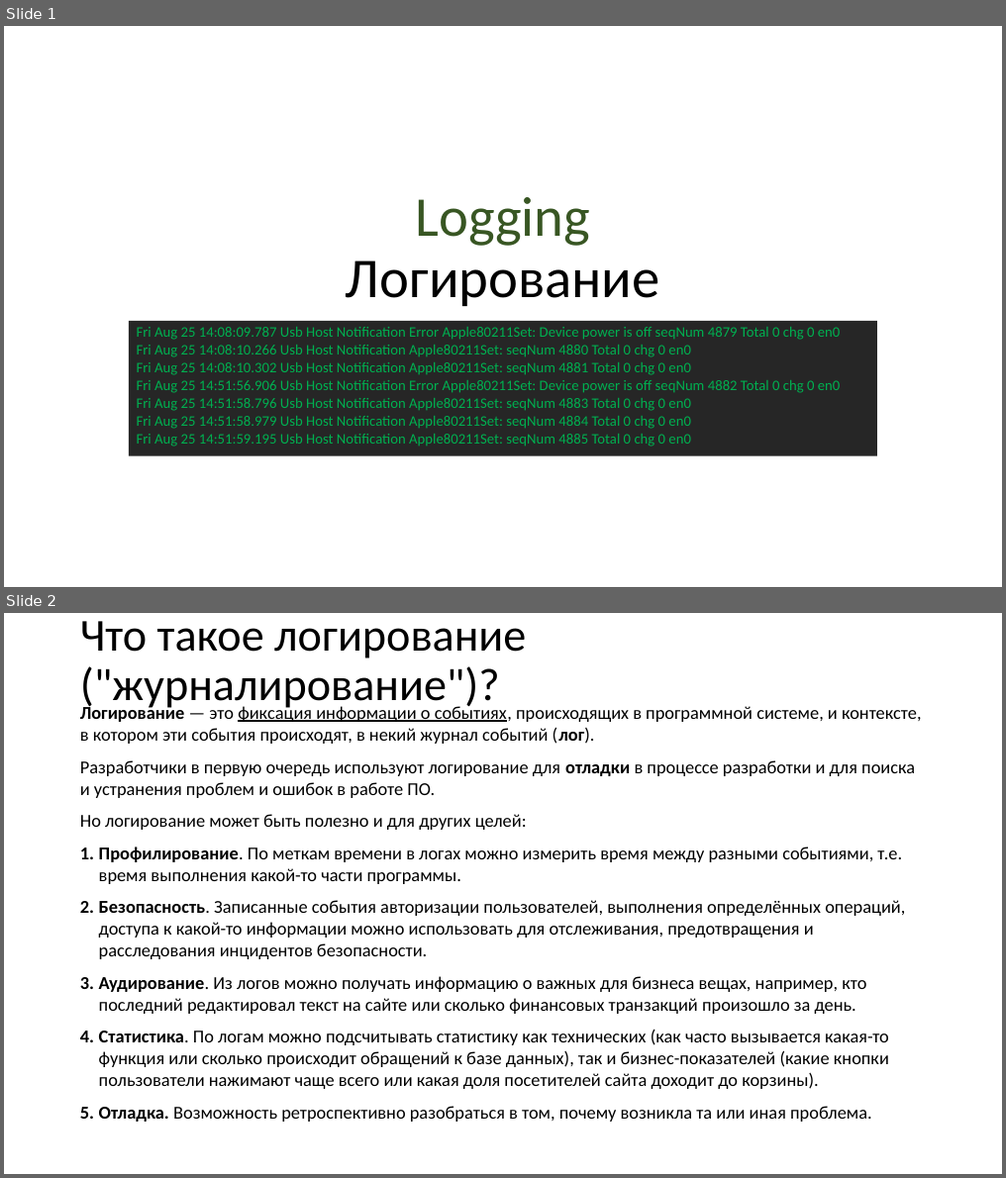
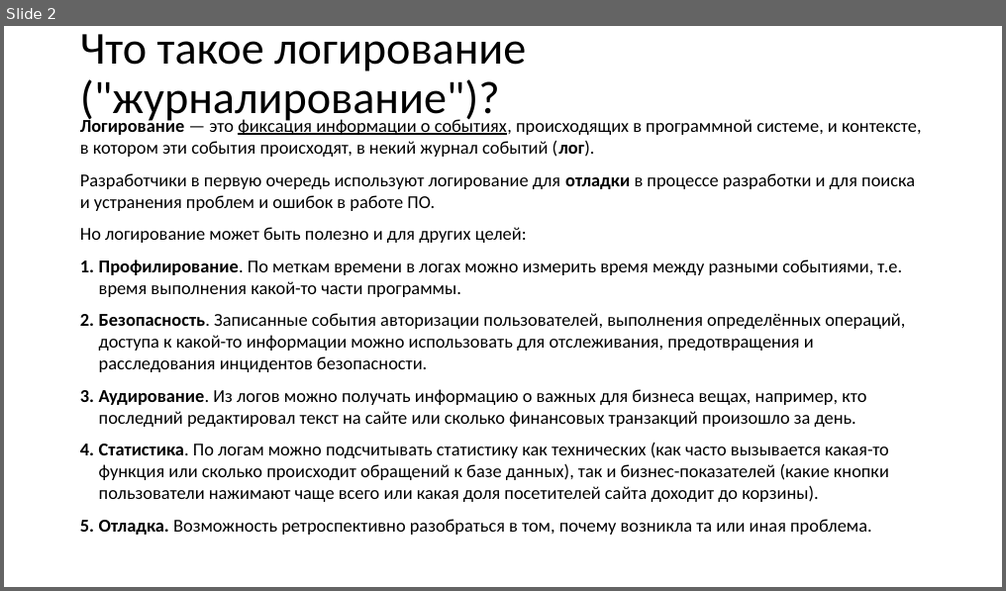
Before and after one commit to xtrueman/prog_instruments, a slide deck: presentations/Logging.pptx. Shown one above the other, each under a label of ours: slides 1 and 2 before the commit, slide 2 after it. The pictures are 1006x1178 and 1006x591 pixels, drawn with LibreOffice and Linux fonts; fonts in the diff are those of the drawing. Boxes give left, top, right and bottom in pixels: in the first picture for what was removed or moved away, otherwise in the second. Text is boxed around its words. In the diff, an @@ line names an element or a change of style, - is before the commit and + after.

Commit message:
logging links

```diff
--- a/presentations/Logging.pptx
+++ b/presentations/Logging.pptx
@@ slide 1 removed at <box>4,26,1002,587</box>, background #FFFFFF @@
@@ title removed at <box>346,197,660,306</box> @@
-Logging
-Логирование
@@ subtitle removed at <box>129,321,877,457</box> @@
-Fri Aug 25 14:08:09.787 Usb Host Notification Error Apple80211Set: Device power is off seqNum 4879 Total 0 chg 0 en0
-Fri Aug 25 14:08:10.266 Usb Host Notification Apple80211Set: seqNum 4880 Total 0 chg 0 en0
-Fri Aug 25 14:08:10.302 Usb Host Notification Apple80211Set: seqNum 4881 Total 0 chg 0 en0
-Fri Aug 25 14:51:56.906 Usb Host Notification Error Apple80211Set: Device power is off seqNum 4882 Total 0 chg 0 en0
-Fri Aug 25 14:51:58.796 Usb Host Notification Apple80211Set: seqNum 4883 Total 0 chg 0 en0
-Fri Aug 25 14:51:58.979 Usb Host Notification Apple80211Set: seqNum 4884 Total 0 chg 0 en0
-Fri Aug 25 14:51:59.195 Usb Host Notification Apple80211Set: seqNum 4885 Total 0 chg 0 en0
```
Also in this commit, not shown: 3 slides changed, 3 slides added, 1 other file.
